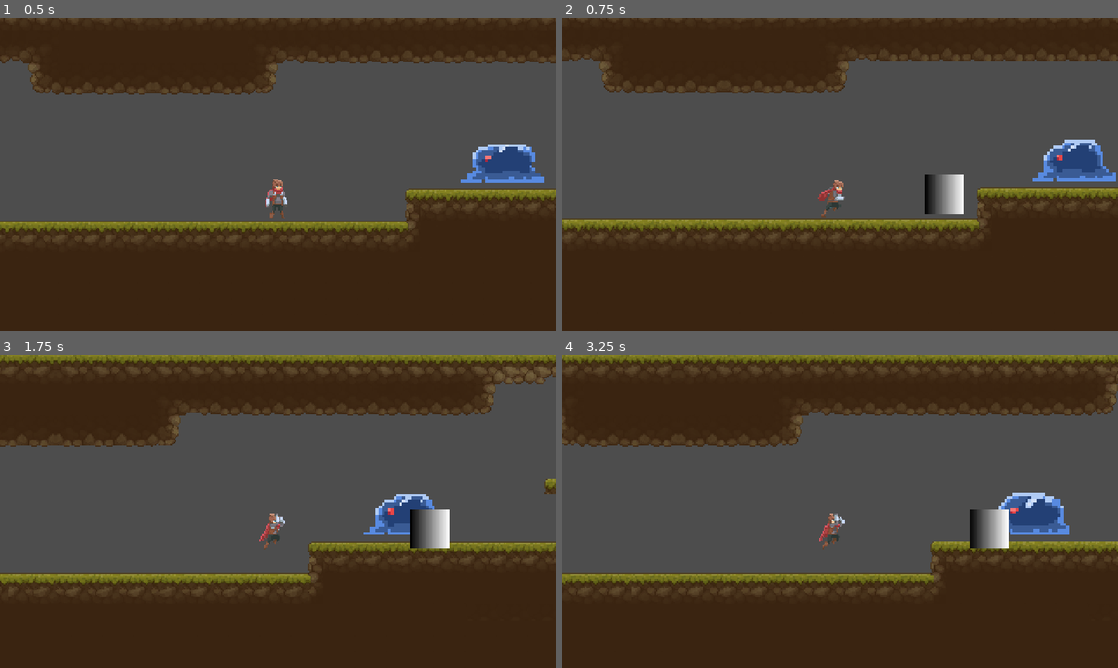
Above: before the commit, frames 1-4 (two rows, left to right).
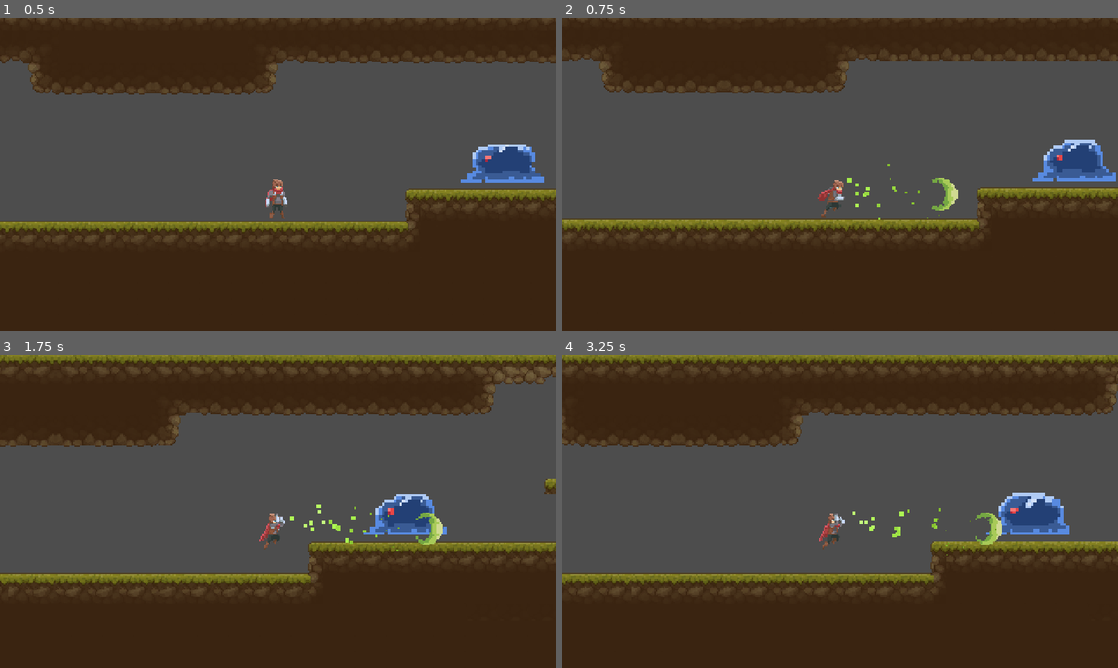
Above: after the commit, the same moments.

Repository: MaulIshak/farras-pecinta-tambang
Game: Godot game, scene res://Scenes/playground.tscn
Two runs of this game, one before a commit and one after it. Both use one fixed random seed, a clock stepped at 60 frames per second and the inputs below.
Inputs:
- Up to frame 1 (0.5 s): no input
- Up to frame 2 (0.75 s): hold Right (move_right) from 0.53 s (still down); tap A (spell) at 0.6 s
- Up to frame 3 (1.75 s): keep holding Right (move_right); tap Z (jump) at 0.77, 0.8, 1.07, 1.35, 1.52 s; tap A (spell) at 1.55 s
- Up to frame 4 (3.25 s): tap Z (jump) at 1.82, 2.3, 3.02 s; release Right (move_right) at 2.03 s; hold Left (move_left) 2.03-2.78 s; hold X (attack) 2.03-2.78 s; hold Right (move_right) from 2.78 s (still down); tap Shift (dash) at 2.85 s; tap A (spell) at 3.05 s

Frame 1 is identical in both runs. In frame 2, 0.9% of the frame differs, in the area x 51-73%, y 46-65%; in frame 3, 1.0%, in the area x 52-81%, y 47-63%; in frame 4, 0.9%.

Commit message:
Add particle to projectiles and fix projectile sprite direction

Diff:
--- a/Scenes/spell_projectile.tscn
+++ b/Scenes/spell_projectile.tscn
@@ -1,16 +1,93 @@
-[gd_scene load_steps=4 format=3 uid="uid://bnbn43fpwi6kk"]
+[gd_scene load_steps=11 format=3 uid="uid://bnbn43fpwi6kk"]
 
 [ext_resource type="Script" uid="uid://dtg2du2aeilbd" path="res://Scripts/Projectile/SpellProjectile.gd" id="1_tmk15"]
+[ext_resource type="Texture2D" uid="uid://db0je1d8jyx5o" path="res://Sprites/Wind Projectile.png" id="2_5srdj"]
 
-[sub_resource type="Gradient" id="Gradient_p3uev"]
+[sub_resource type="Animation" id="Animation_4yo5e"]
+length = 0.001
+tracks/0/type = "value"
+tracks/0/imported = false
+tracks/0/enabled = true
+tracks/0/path = NodePath("Sprite2D:frame")
+tracks/0/interp = 1
+tracks/0/loop_wrap = true
+tracks/0/keys = {
+"times": PackedFloat32Array(0),
+"transitions": PackedFloat32Array(1),
+"update": 1,
+"values": [0]
+}
 
-[sub_resource type="GradientTexture2D" id="GradientTexture2D_tmk15"]
-gradient = SubResource("Gradient_p3uev")
-width = 40
-height = 40
+[sub_resource type="Animation" id="Animation_nj4mg"]
+resource_name = "spell"
+length = 0.3
+tracks/0/type = "value"
+tracks/0/imported = false
+tracks/0/enabled = true
+tracks/0/path = NodePath("Sprite2D:frame")
+tracks/0/interp = 1
+tracks/0/loop_wrap = true
+tracks/0/keys = {
+"times": PackedFloat32Array(0, 0.06136129, 0.117040485, 0.1709214, 0.22627313, 0.28719416),
+"transitions": PackedFloat32Array(1, 1, 1, 1, 1, 1),
+"update": 1,
+"values": [0, 1, 2, 3, 4, 5]
+}
+
+[sub_resource type="AnimationLibrary" id="AnimationLibrary_7t8np"]
+_data = {
+&"RESET": SubResource("Animation_4yo5e"),
+&"spell": SubResource("Animation_nj4mg")
+}
+
+[sub_resource type="Gradient" id="Gradient_5srdj"]
+offsets = PackedFloat32Array(0, 0.5609137, 1)
+colors = PackedColorArray(0.33027425, 0.49431068, 0, 1, 0.7053486, 0.99999994, 0.3489885, 1, 1, 1, 1, 1)
+
+[sub_resource type="GradientTexture1D" id="GradientTexture1D_nj4mg"]
+gradient = SubResource("Gradient_5srdj")
+
+[sub_resource type="Curve" id="Curve_4yo5e"]
+_data = [Vector2(0, 0), 0.0, 0.0, 0, 0, Vector2(0.50476193, 0.9881711), 0.0, 0.0, 0, 0, Vector2(1, 0.012283921), 0.0, 0.0, 0, 0]
+point_count = 3
+
+[sub_resource type="CurveTexture" id="CurveTexture_7t8np"]
+curve = SubResource("Curve_4yo5e")
+
+[sub_resource type="ParticleProcessMaterial" id="ParticleProcessMaterial_o5g2m"]
+particle_flag_disable_z = true
+emission_shape_offset = Vector3(0, -0.185, 0)
+emission_shape_scale = Vector3(1, 1.21, 1)
+emission_shape = 1
+emission_sphere_radius = 25.0
+initial_velocity_min = 3.0
+initial_velocity_max = 8.0
+orbit_velocity_min = 9.49949e-08
+orbit_velocity_max = 9.49949e-08
+gravity = Vector3(0, 0, 0)
+scale_min = 3.0
+scale_max = 5.0
+scale_curve = SubResource("CurveTexture_7t8np")
+color_ramp = SubResource("GradientTexture1D_nj4mg")
+turbulence_enabled = true
+turbulence_noise_strength = 2.0
 
 [node name="SpellProjectile" type="Node2D"]
 script = ExtResource("1_tmk15")
 
 [node name="Sprite2D" type="Sprite2D" parent="."]
-texture = SubResource("GradientTexture2D_tmk15")
+scale = Vector2(1.5, 1.5)
+texture = ExtResource("2_5srdj")
+hframes = 3
+vframes = 2
+
+[node name="AnimationPlayer" type="AnimationPlayer" parent="."]
+libraries = {
+&"": SubResource("AnimationLibrary_7t8np")
+}
+autoplay = "spell"
+
+[node name="GPUParticles2D" type="GPUParticles2D" parent="."]
+amount = 50
+lifetime = 0.25
+process_material = SubResource("ParticleProcessMaterial_o5g2m")
--- a/Scripts/Player/Player.gd
+++ b/Scripts/Player/Player.gd
@@ -92,18 +92,16 @@
 ## Returns the gravity based on the state of the player
 func calculate_gravity() -> float:
 	return GRAVITY if velocity.y < 0 else FALL_GRAVITY
-	return GRAVITY if velocity.y < 0 else FALL_GRAVITY
 
 ## Reset coyote jump
 func coyote_timeout() -> void:
-	coyote_jump_available = false
 	coyote_jump_available = false
 
 func _add_ghost_on_timeout() -> void:
 	# print("Adding dash ghost")
 	var ghost: Sprite2D = dash_ghost_sprite.instantiate()
 	ghost.position = position
-	ghost.flip_h = sprite.flip_h
+	ghost.flip_h = sprite.scale.x < 0
 	ghost.texture = sprite.texture
 	ghost.modulate = sprite.modulate
 	get_parent().add_child(ghost)
--- a/Scripts/Player/States/PlayerSpell.gd
+++ b/Scripts/Player/States/PlayerSpell.gd
@@ -55,6 +55,10 @@
 		var projectile = projectile_scene.instantiate()
 		projectile.position = player.position
 		projectile.direction = facing_dir # Pass direction to bullet
+
+		var projectileSprite: Sprite2D = projectile.get_node("Sprite2D")
+		projectileSprite.scale.x *= facing_dir
+
 		get_tree().current_scene.add_child(projectile)
 	else:
 		print("No Projectile Scene assigned in Inspector!")
--- a/project.godot
+++ b/project.godot
@@ -22,6 +22,10 @@
 window/size/window_width_override=1280
 window/size/window_height_override=720
 window/stretch/mode="viewport"
+
+[editor_plugins]
+
+enabled=PackedStringArray("res://addons/gdterm/plugin.cfg")
 
 [input]
 
@@ -59,6 +63,7 @@
 spell={
 "deadzone": 0.2,
 "events": [Object(InputEventKey,"resource_local_to_scene":false,"resource_name":"","device":-1,"window_id":0,"alt_press …(191 unchanged characters)…
+, Object(InputEventJoypadButton,"resource_local_to_scene":false,"resource_name":"","device":-1,"button_index":9,"pressure":0.0,"pressed":true,"script":null)
 ]
 }
 
Binary file added: Sprites/Wind Projectile.png
Not shown, added: Sprites/Wind Projectile.png.import
Not shown, changed: .gitignore
